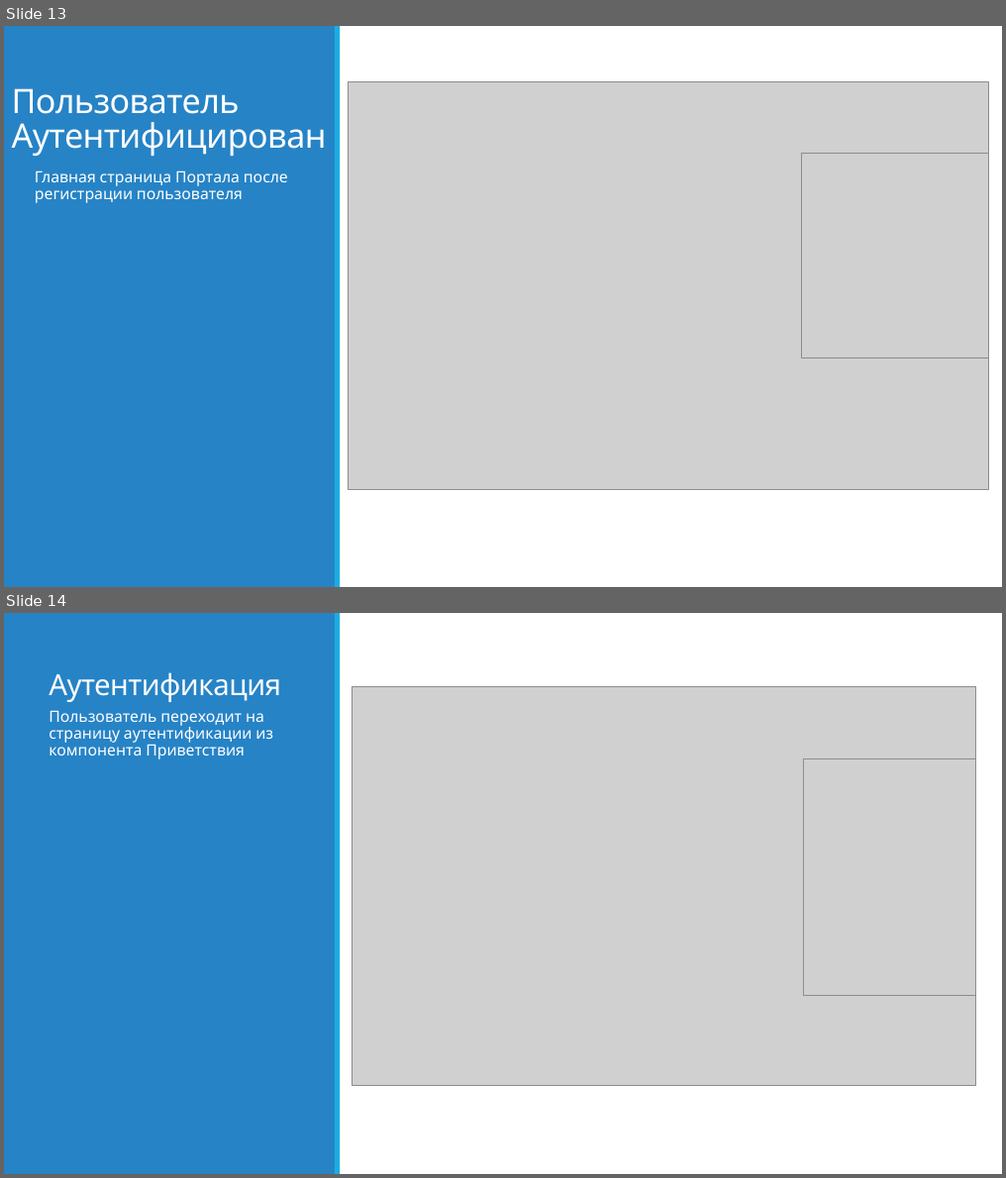
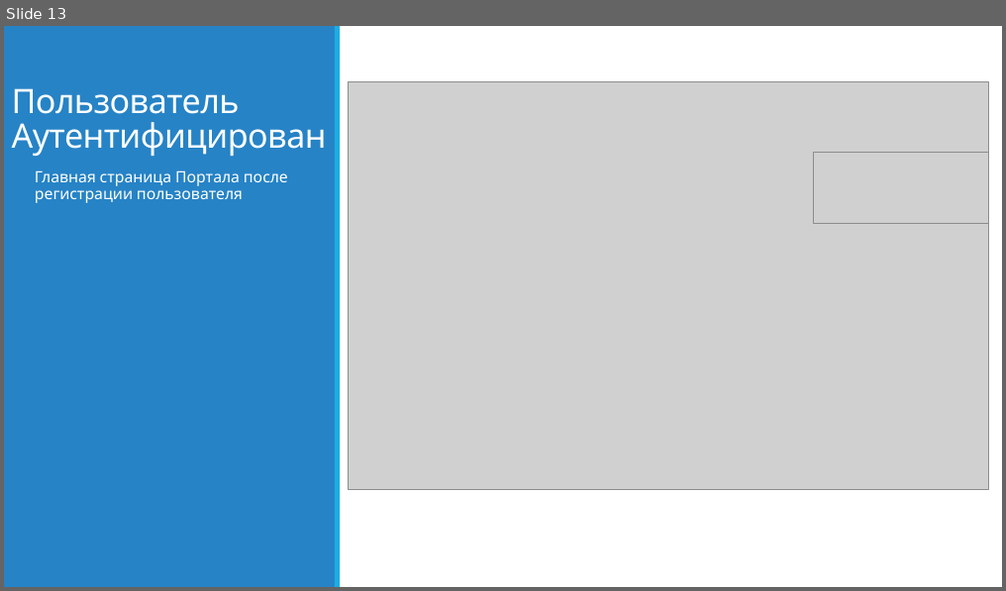
Before and after one commit to bturko/sso, a slide deck: Docs/KS_SIGNUP_2.pptx. Shown one above the other, each under a label of ours: slides 13 and 14 before the commit, slide 13 after it. The pictures are 1006x1178 and 1006x591 pixels, drawn with LibreOffice and Linux fonts; fonts in the diff are those of the drawing; grey boxes stand for pictures. Boxes give left, top, right and bottom in pixels: in the first picture for what was removed or moved away, otherwise in the second. Text is boxed around its words. In the diff, an @@ line names an element or a change of style, - is before the commit and + after.

```diff
--- a/Docs/KS_SIGNUP_2.pptx
+++ b/Docs/KS_SIGNUP_2.pptx
@@ slide 14 removed at <box>4,613,1002,1174</box>, background #FFFFFF; not listed: 2 template elements that a slide beside it also shows @@
@@ title removed at <box>49,672,281,702</box> @@
-Аутентификация
@@ picture removed at <box>352,687,976,1085</box> @@
@@ text removed at <box>49,710,273,760</box> @@
-Пользователь переходит на страницу аутентификации из компонента Приветствия
@@ picture removed at <box>804,759,976,995</box> @@
@@ slide 13 changed as well @@
@@ picture removed at <box>801,154,988,358</box> @@
@@ picture added at <box>814,152,988,224</box> @@
```
Also in this commit, not shown: 15 other slides changed, 2 other slides removed, 5 other files.
